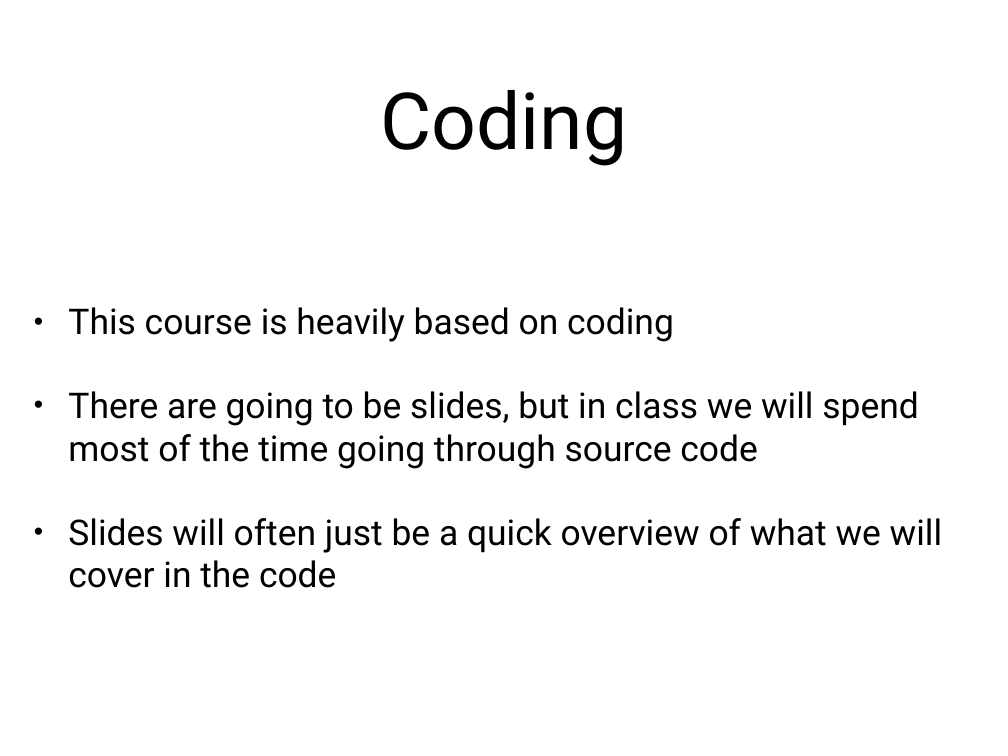
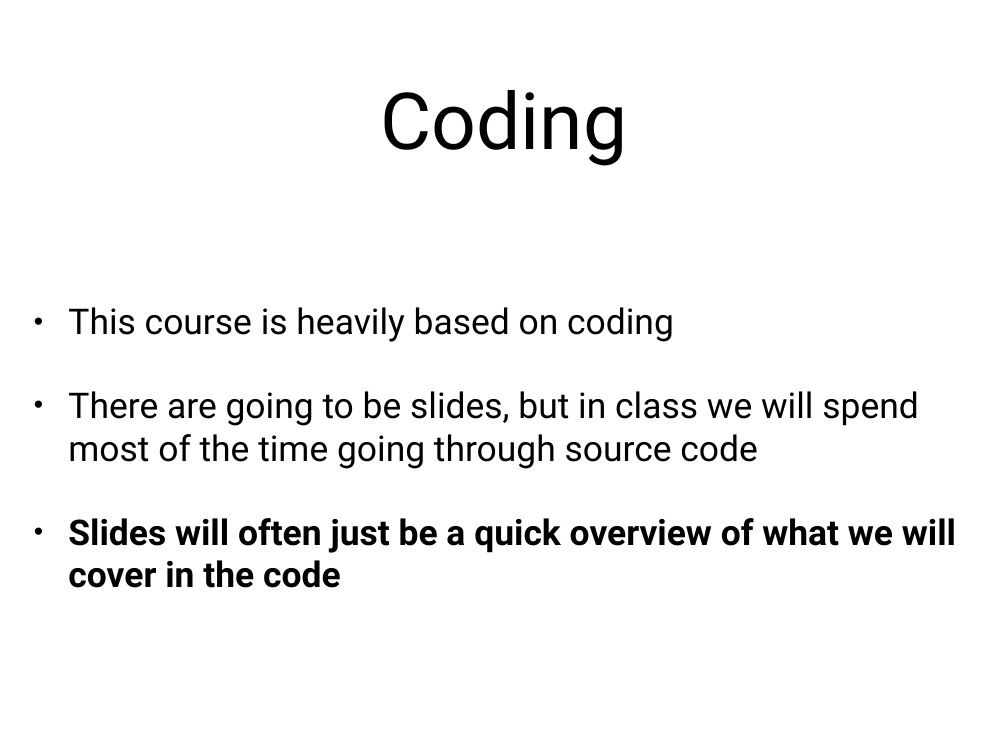
Before and after one commit to arcuri82/algorithms, a slide deck: slide 12 of docs/slides/01/01_intro.pptx. Drawn at 1008x756 pixels with LibreOffice and Linux fonts; fonts in the diff are those of the drawing. Boxes give left, top, right and bottom in pixels: in the first picture for what was removed or moved away, otherwise in the second. Text is boxed around its words. In the diff, an @@ line names an element or a change of style, - is before the commit and + after.

```diff
--- a/docs/slides/01/01_intro.pptx
+++ b/docs/slides/01/01_intro.pptx
@@ text at box(68, 518, 956, 588): bold on in "Slides will often just be a quick ..." @@
```
Also in this commit, not shown: 8 other slides changed, 12 slides added, 2 slides removed, 1 other file.
